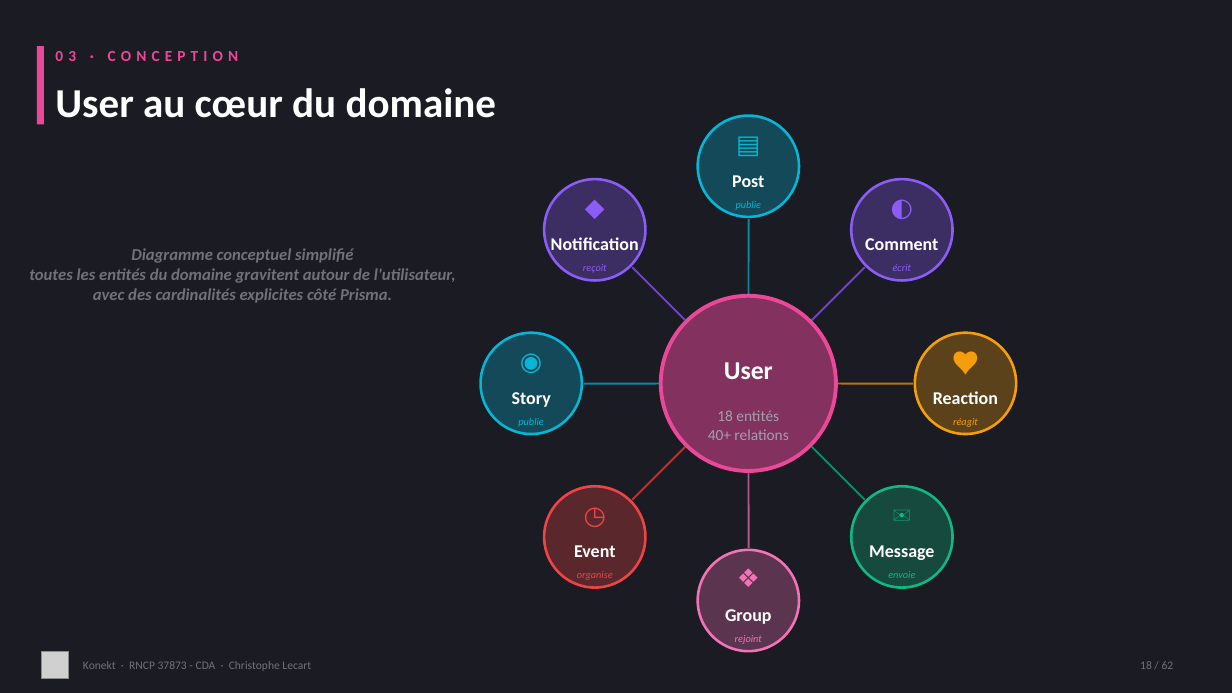
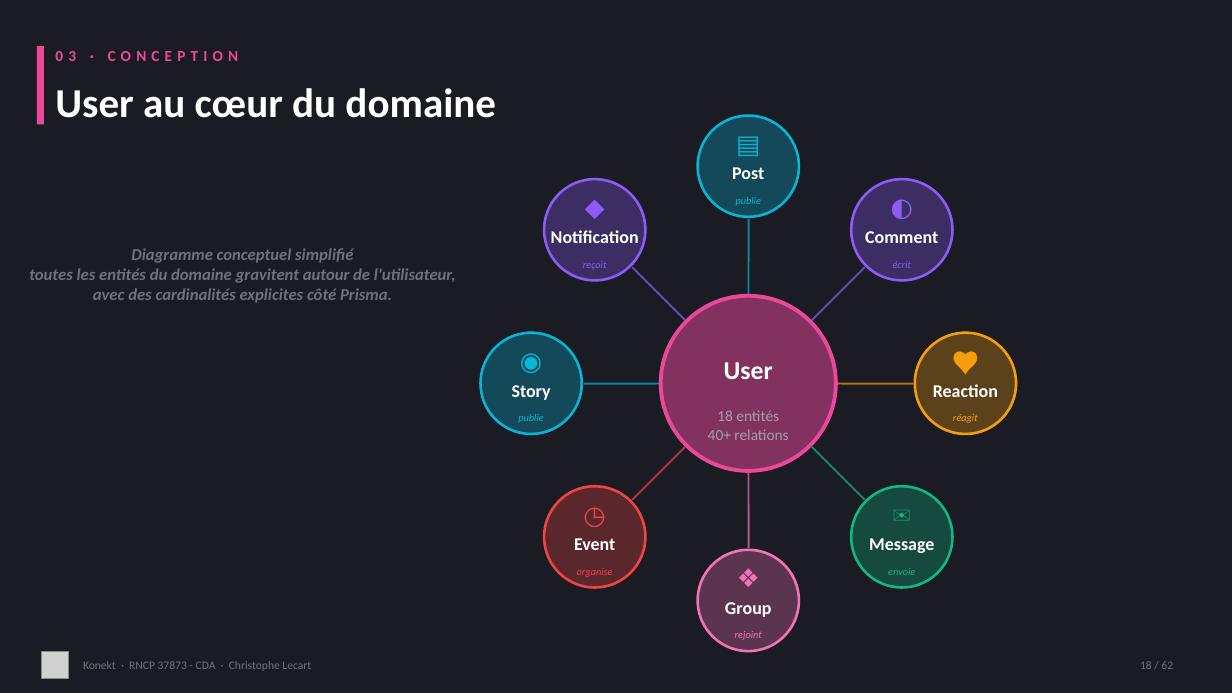
Before and after one commit to CLecart/social-network, a slide deck: slide 18 of dossier-certification/00-presentation/Konekt_RNCP_37873_Support_Visuel.pptx. Drawn at 1232x693 pixels with LibreOffice and Linux fonts; fonts in the diff are those of the drawing; grey boxes stand for pictures. Boxes give left, top, right and bottom in pixels: in the first picture for what was removed or moved away, otherwise in the second. Text is boxed around its words. In the diff, an @@ line names an element or a change of style, - is before the commit and + after.

```diff
--- a/dossier-certification/00-presentation/Konekt_RNCP_37873_Support_Visuel.pptx
+++ b/dossier-certification/00-presentation/Konekt_RNCP_37873_Support_Visuel.pptx
@@ 9 texts: place and size @@
-9 texts at (518,175,978,644)
+9 texts at (518,167,978,640)
@@ 3 texts: place and size @@
-3 texts at (512,391,998,624)
+3 texts at (512,384,998,617)
```
Also in this commit, not shown: 7 other slides changed.
